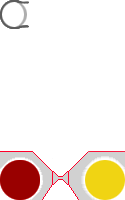
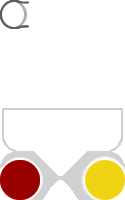
Layer changes from the first (125, 200) image to the second:
hid "FrameWork", painted on it over [0, 110, 125, 200]
painted on "NameLayer" over [0, 108, 125, 186]
